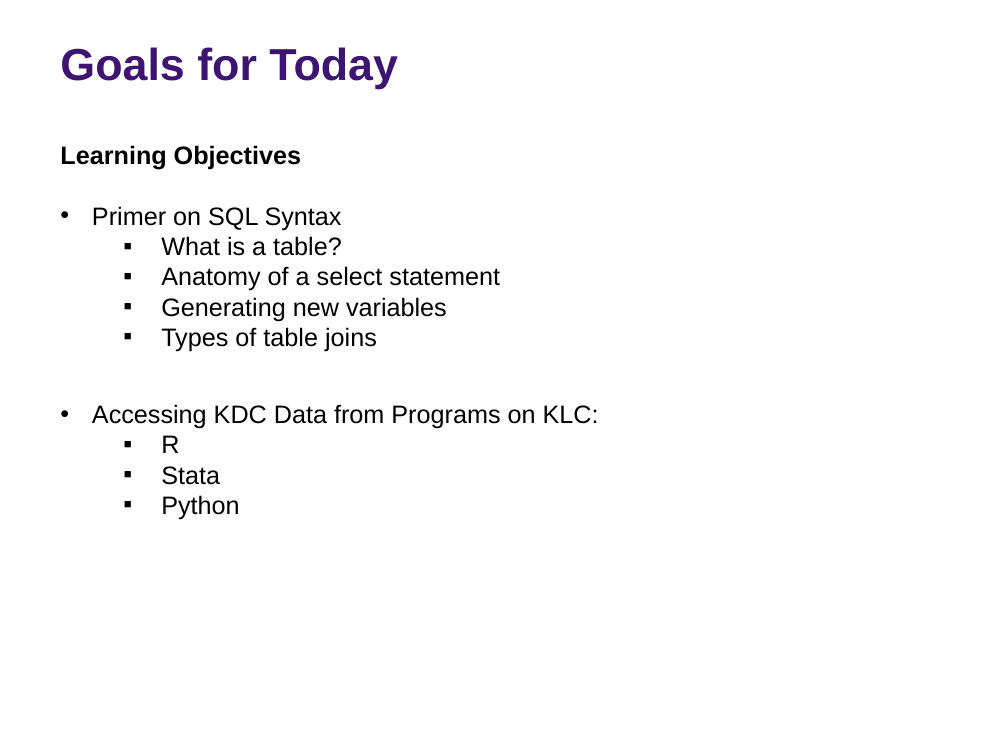
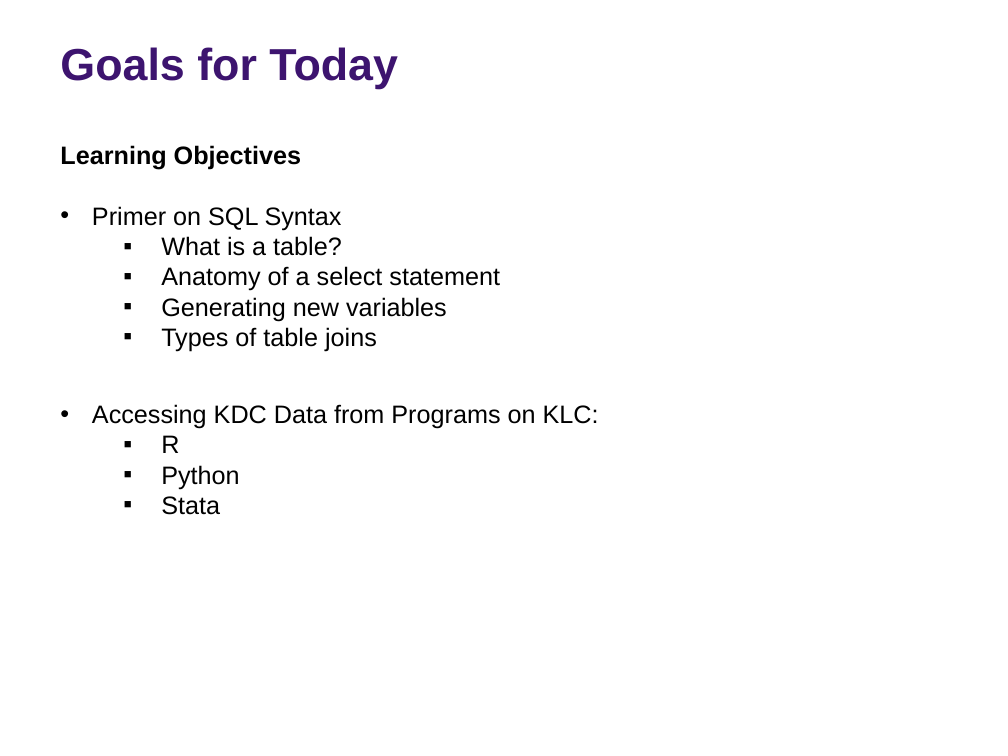
Before and after one commit to rs-kellogg/empirical-workshop-2020, a slide deck: slide 2 of 1-sql-primer/SQL_Primer.pptx. Drawn at 1008x756 pixels with LibreOffice and Linux fonts; fonts in the diff are those of the drawing; background and template pictures are left out. Boxes give left, top, right and bottom in pixels: in the first picture for what was removed or moved away, otherwise in the second. Text is boxed around its words. In the diff, an @@ line names an element or a change of style, - is before the commit and + after.

```diff
--- a/1-sql-primer/SQL_Primer.pptx
+++ b/1-sql-primer/SQL_Primer.pptx
@@ text at [161, 465, 239, 489]: paragraph added @@
+  ▪ Python
@@ text at [161, 495, 239, 519]: paragraph removed @@
-  ▪ Python
```
Also in this commit, not shown: 1 other slide changed, 7 slides added, 1 slide removed.
